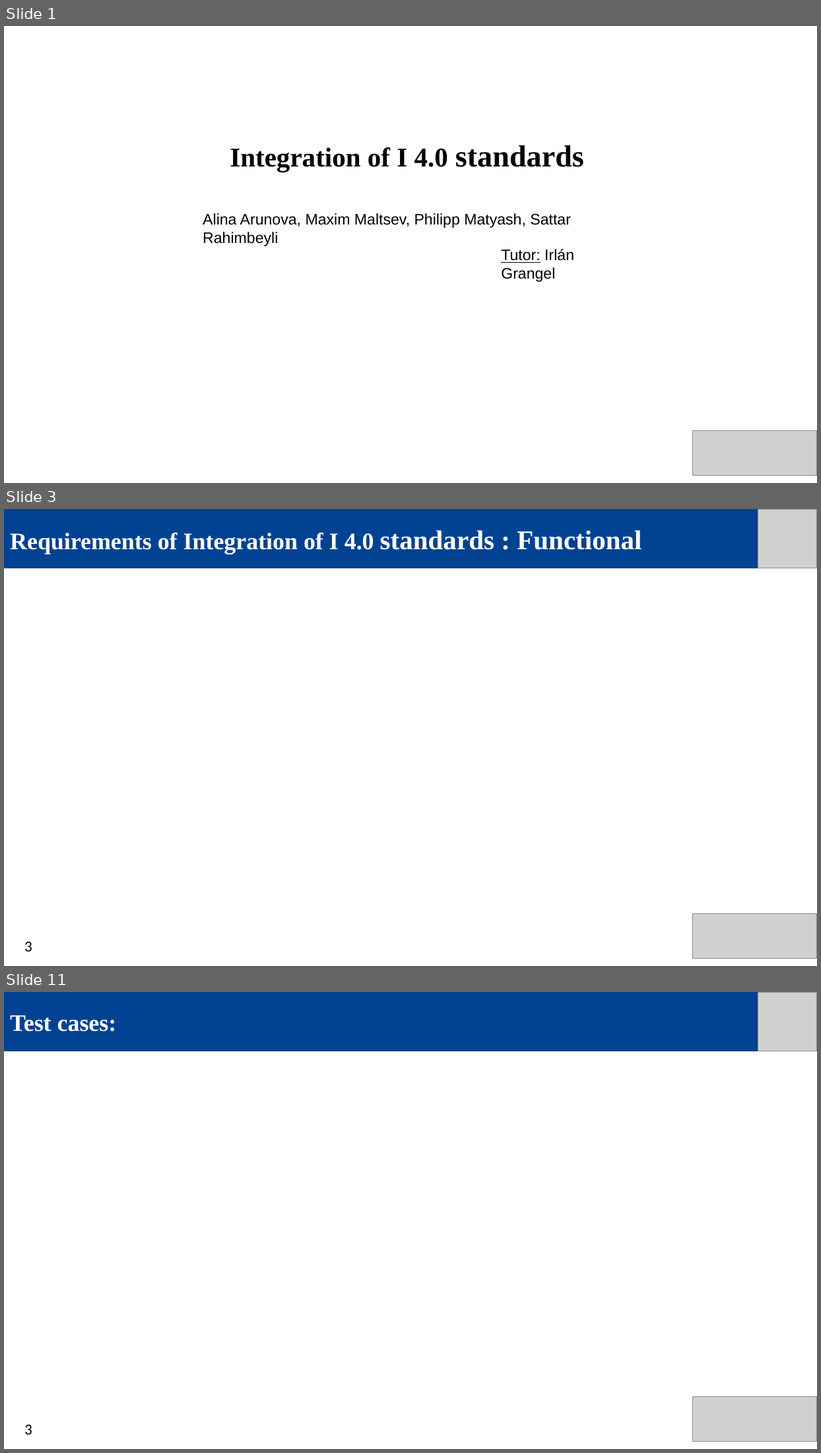
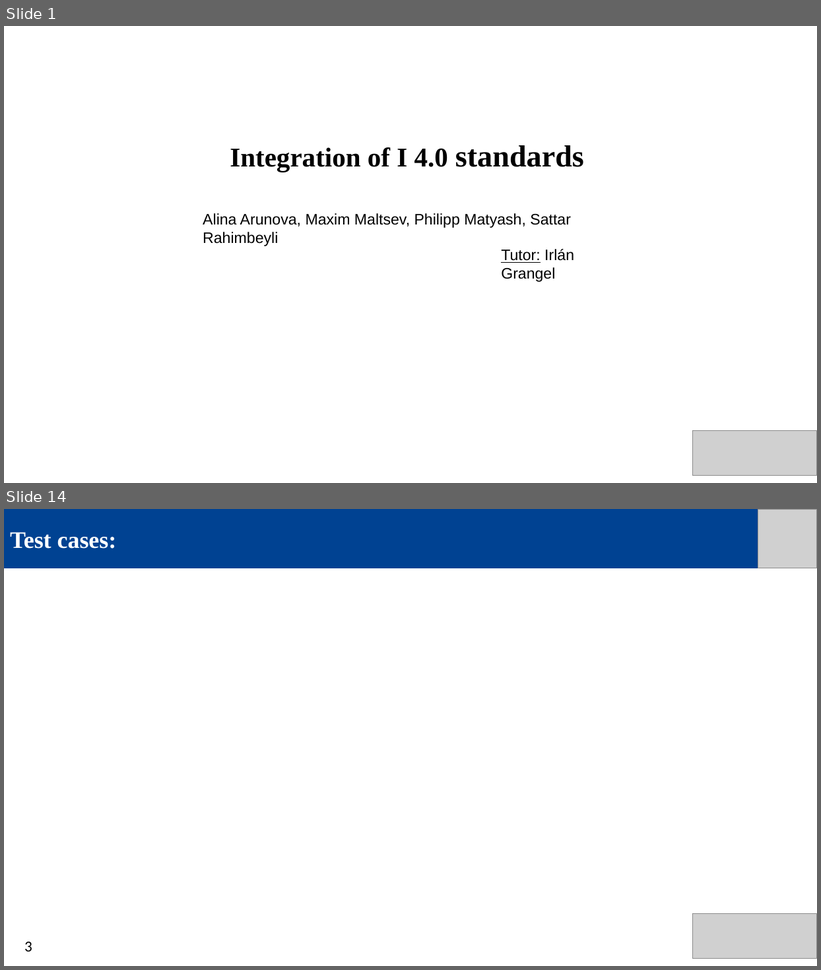
Before and after one commit to IntegrationI40StandardsSemLab/Integration-I4.0, a slide deck: Presentations/Final presentation/Final presentation.pptx. Shown one above the other, each under a label of ours: slides 1, 3 and 11 before the commit, slides 1 and 14 after it; the slides between them are not shown. The pictures are 821x1453 and 821x970 pixels, drawn with LibreOffice and Linux fonts; fonts in the diff are those of the drawing; grey boxes stand for pictures. Boxes give left, top, right and bottom in pixels: in the first picture for what was removed or moved away, otherwise in the second. Text is boxed around its words. In the diff, an @@ line names an element or a change of style, - is before the commit and + after.

```diff
--- a/Presentations/Final presentation/Final presentation.pptx
+++ b/Presentations/Final presentation/Final presentation.pptx
@@ slide 3 removed at (4, 509, 817, 966), background #FFFFFF @@
@@ rectangle removed at (4, 509, 758, 568) @@
-Requirements of Integration of I 4.0 standards : Functional
@@ picture removed at (758, 509, 817, 568) @@
@@ picture removed at (692, 914, 817, 958) @@
@@ text removed at (24, 942, 32, 952) @@
-3
@@ what was slide 11 is now slide 14 @@
```
Also in this commit, not shown: 3 slides changed, 9 slides added, 5 other slides removed, 1 other file.
